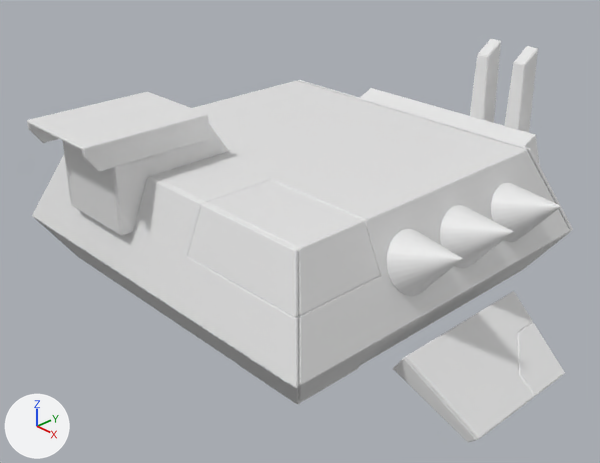
Before and after pictures for a commit that changed the Blender file Courses/RoboticPlanet/303.blend.
The view is the same before and after, from a camera (50 mm lens) standing at (0.904, -0.844, 0.567) and looking at (0.009, -0.002, -0.039). The lights are fixed; the arrows at lower left show +X, +Y and +Z.
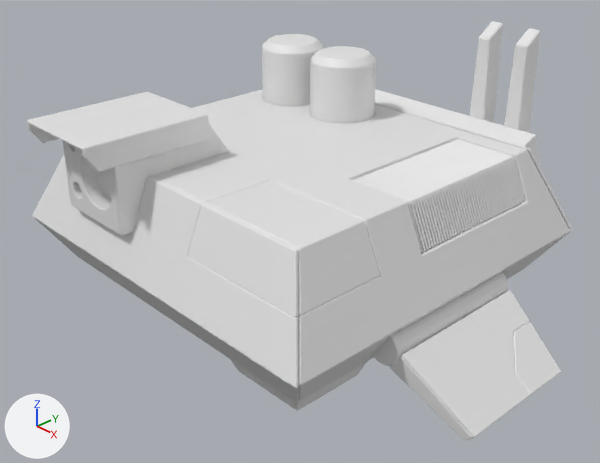
ob_cube_017 is not drawn itself; it is used by a modifier of ob_cube_008.
ob_cube_019 is not drawn itself; it is used by a modifier of ob_cube_008.
ob_cylinder_003 is not drawn itself; it is used by a modifier of ob_cube_008.

Location of each change, (x1, y1, x2, y2) in pixels of the pictures (600 x 463 px; the box of a moved part takes in the faces that stretch with it):
'Cube.008', modifiers changed, reshaped
    before: (32, 80, 573, 403)
    after: (32, 89, 573, 403)
'Cube.010', reshaped, modifiers changed
    before: (393, 291, 534, 442)
    after: (372, 272, 530, 441)
'Cube.020', added
    after: (352, 139, 525, 253)
'Cylinder.004', added
    after: (310, 46, 376, 123)
'Cylinder.002', added
    after: (262, 34, 324, 107)
'Cone.001', deleted
    before: (387, 229, 463, 296)
'Cone.002', deleted
    before: (440, 205, 514, 268)
'Cone.003', deleted
    before: (491, 183, 562, 242)
'Cube.005', reshaped (20% taller)
    before: (504, 46, 538, 133)
    after: (504, 28, 540, 133)
'Cube.002', modifiers changed, reshaped
    before: (517, 323, 565, 396)
    after: (513, 322, 561, 395)
'Cube.006', reshaped (6% wider, 21% taller)
    before: (470, 39, 501, 123)
    after: (470, 21, 503, 123)
'Cube.001', moved, modifiers changed, reshaped
    before: (239, 365, 359, 404)
    after: (230, 359, 367, 411)
'Cube.012', moved
    before: (257, 377, 276, 390)
    after: (249, 372, 276, 396)
part 1 of me_cube_005, moved or reshaped
    before: (477, 39, 538, 68)
    after: (477, 21, 540, 68)
part 2 of me_cube_010, moved or reshaped
    before: (393, 357, 478, 442)
    after: (390, 356, 474, 441)
part 3 of me_cube_010, moved or reshaped
    before: (406, 291, 534, 439)
    after: (402, 290, 530, 437)
part 4 of me_cube_010, added
    after: (372, 272, 508, 366)

What changed in the scene script:
```text
Change me_cube_005:
    where me_cube_005.from_pydata(...)  # 8 vertices, 6 faces; spans x -0.015..0.015, y -0.014..0.014, z -0.087..0.087
    used by ob_cube_005; location = (0.196, 0.313, 0.139); rotation_euler = (0.0, -0.0163, -1.571), in degrees (0, -0.9, -90); scale = (1.21, 1.21, 1.21)
    me_cube_005 part 1
    add for i in [1, 3, 5, 7]: me_cube_005.vertices[i].co += Vector((0.0, 0.0, 0.023))
Change me_cube_010:
    where me_cube_010.from_pydata(...)  # 29 vertices, 18 faces; spans x -0.124..0.124, y -0.017..0.022, z -0.069..0.069
    used by ob_cube_010; location = (0.385, -0.002, -0.116); rotation_euler = (2.169, 0.0, 1.571), in degrees (124, 0, 90)
    me_cube_010 part 2: the loose piece of 15 vertices spanning x -0.124..0.124, y -0.017..0.017, z -0.069..0.069 is moved by (0.0, -0.004, -0.004)
    me_cube_010 part 3: the loose piece of 14 vertices spanning x -0.124..0.124, y 0.014..0.022, z -0.068..0.069 is moved by (0.0, -0.004, -0.004)
    me_cube_010 part 4: a new loose piece, a 32-sided cylinder along x spanning x -0.127..0.127, y -0.031..0.025, z -0.126..-0.07
Add me_cube_023:
    me_cube_023.from_pydata([(-0.0669, -0.0019, -0.0336), (-0.0669, -0.0019, 0.0336), (-0.0669, 0.0019, -0.0336), (-0.0669, 0.0019, 0.0336), (0.0701, -0.0019, -0.0336), (0.0402, -0.0019, 0.0336), (0.0701, 0.0019, -0.0336), (0.0402, 0.0019, 0.0336)], [], [(0, 1, 3, 2), (2, 3, 7, 6), (6, 7, 5, 4), (4, 5, 1, 0), (2, 6, 4, 0), (7, 3, 1, 5)])
Change ob_cube_001:
    ob_cube_001.location: (0.0, 0.0, -0.227) -> (0.0, 0.0, -0.241)
Remove ob_cone_001:
    ob_cone_001 = bpy.data.objects.new('Cone.001', me_cone_001)
Remove ob_cone_002:
    ob_cone_002 = bpy.data.objects.new('Cone.002', me_cone_002)
Remove ob_cone_003:
    ob_cone_003 = bpy.data.objects.new('Cone.003', me_cone_003)
Change ob_cube_008:
    add _m = ob_cube_008.modifiers.new('BTool_Cube.017', 'BOOLEAN')
    add _m.object = ob_cube_017
    add _m = ob_cube_008.modifiers.new('BTool_Cube.019', 'BOOLEAN')
    add _m.object = ob_cube_019
    add _m = ob_cube_008.modifiers.new('BTool_Cylinder.003', 'BOOLEAN')
    add _m.object = ob_cylinder_003
Change ob_cube_012:
    ob_cube_012.location: (0.0, 0.0, -0.227) -> (0.0, 0.0, -0.241)
Add ob_cylinder_003:
    ob_cylinder_003 = bpy.data.objects.new('Cylinder.003', me_cylinder_004)  # a 64-sided cylinder along z spanning x -0.056..0.056, y -0.056..0.056, z -0.1..0.1; a 64-sided cylinder along z spanning x 0.07..0.182, y -0.056..0.056, z -0.1..0.1
    ob_cylinder_003.location = (-0.186, 0.163, 0.127)
Add ob_cube_019:
    ob_cube_019 = bpy.data.objects.new('Cube.019', me_cube_022)  # a box spanning x -0.104..0.104, y -0.099..0.099, z -0.063..0.063
    ob_cube_019.location = (0.257, 0.0827, 0.105)
    ob_cube_019.scale = (1.0, 1.28, 1.0)
Add ob_cube_017:
    ob_cube_017 = bpy.data.objects.new('Cube.017', me_cube_020)  # a box spanning x -0.132..0.132, y -0.031..0.031, z -0.006..0.006; modifiers MIRROR
    ob_cube_017.location = (0.3, -0.00102, -0.0609)
    ob_cube_017.rotation_euler = (2.169, 0.0, 1.571)  # degrees (124, 0, 90)
Add ob_cylinder_004:
    ob_cylinder_004 = bpy.data.objects.new('Cylinder.004', me_cylinder_003)  # 192 vertices, 130 faces; spans x -0.056..0.056, y -0.056..0.056, z -0.1..0.1; modifiers BEVEL
    ob_cylinder_004.location = (-0.061, 0.163, 0.116)
Add ob_cylinder_002:
    ob_cylinder_002 = bpy.data.objects.new('Cylinder.002', me_cylinder_003)  # 192 vertices, 130 faces; spans x -0.056..0.056, y -0.056..0.056, z -0.1..0.1; modifiers BEVEL
    ob_cylinder_002.location = (-0.186, 0.163, 0.116)
Add ob_cube_020:
    ob_cube_020 = bpy.data.objects.new('Cube.020', me_cube_023)  # modifiers BEVEL, ARRAY
    ob_cube_020.location = (0.222, 0.205, 0.075)
```
